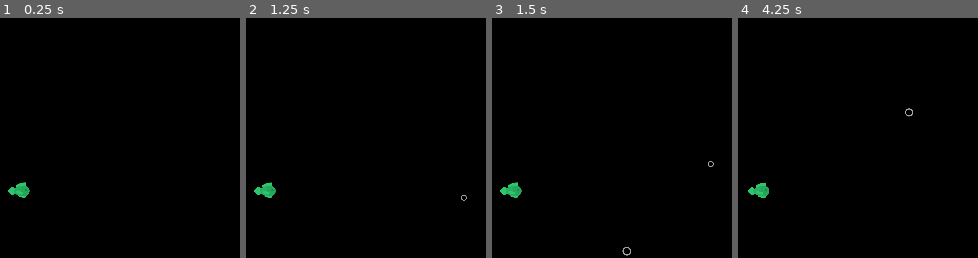
Above: before the commit, frames 1-4 (left to right).
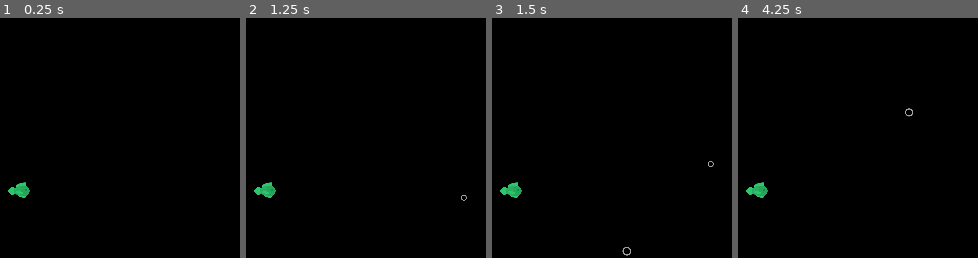
Above: after the commit, the same moments.

Repository: belfargamedev/fish-tank
Game: Godot game, scene res://main.tscn
Same seed, same stepped clock (60 frames per second), same inputs: the game is played once before the commit and once after it.
Inputs (mouse positions are % of the whole screen's width and height, from its top left):
- Up to frame 1 (0.25 s): no input
- Up to frame 2 (1.25 s): tap Enter at 0.5 s; move the mouse to (72, 45) at 0.52 s
- Up to frame 3 (1.5 s): tap Space at 1.25 s; move the mouse to (30, 55) at 1.27 s
- Up to frame 4 (4.25 s): move the mouse to (60, 28) at 2.02 s; move the mouse to (45, 70) at 2.77 s; move the mouse to (80, 65) at 3.52 s
The pictures show only the part of the screen within x 31-81%, y 28-78%; the shares and areas given below are measured in that part.

The runs differ from the first frame. In frame 2, less than 0.1% of the frame differs, in the area x 5-13%, y 68-75%; in frame 3, less than 0.1%; in frame 4, 0.1%, in the area x 3-13%, y 68-75%.

Commit message:
Remove mouse following for fish

Diff:
--- a/fish/fish.gd
+++ b/fish/fish.gd
@@ -13,7 +13,6 @@
 
 # Called every physics frame. 'delta' is the elapsed time since the previous frame.
 func _physics_process(delta) -> void:
-	target = get_global_mouse_position() - self.position
 	pass
 
 
--- a/fish/fish.tscn
+++ b/fish/fish.tscn
@@ -7,10 +7,12 @@
 [ext_resource type="Script" path="res://state_machine/states/swim.gd" id="5_g3eqa"]
 
 [sub_resource type="CapsuleShape2D" id="CapsuleShape2D_tg27l"]
-radius = 32.0
-height = 92.0
+radius = 45.0
+height = 120.0
 
 [node name="Fish" type="CharacterBody2D"]
+input_pickable = true
+motion_mode = 1
 script = ExtResource("1_osxe8")
 
 [node name="Sprite2D" type="Sprite2D" parent="."]
